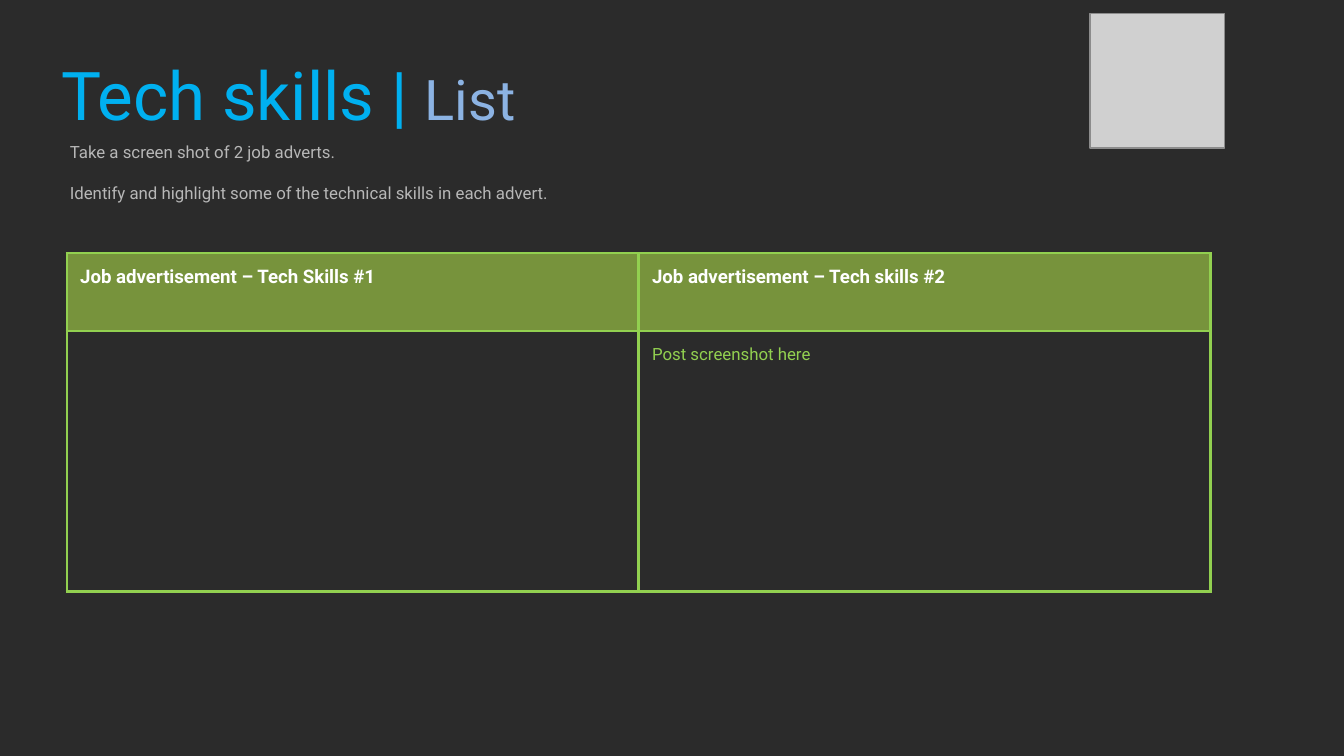
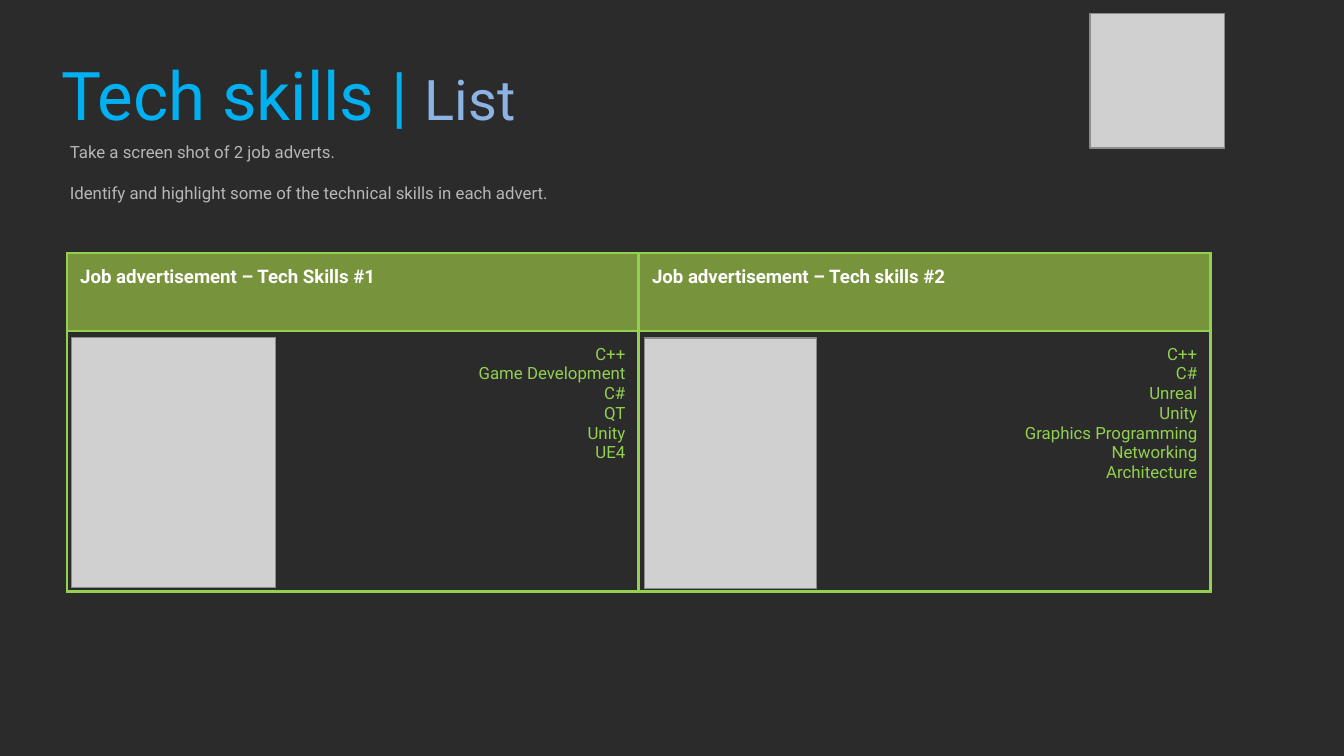
Before and after one commit to Dinoboy173/ProfStud, a slide deck: slide 19 of Class1/NOT DONE 2021_Professional_Studies_1_YourName.pptx. Drawn at 1344x756 pixels with LibreOffice and Linux fonts; fonts in the diff are those of the drawing; grey boxes stand for pictures; background and template pictures are left out; a plain dark background stands for a picture behind light text. Boxes give left, top, right and bottom in pixels: in the first picture for what was removed or moved away, otherwise in the second. Text is boxed around its words. In the diff, an @@ line names an element or a change of style, - is before the commit and + after.

```diff
--- a/Class1/NOT DONE 2021_Professional_Studies_1_YourName.pptx
+++ b/Class1/NOT DONE 2021_Professional_Studies_1_YourName.pptx
@@ table at (67,253,1210,594) @@
-row 2, column 1: 
+row 2, column 1: C++ / Game Development / C# / QT / Unity / UE4
-row 2, column 2: Post screenshot here
+row 2, column 2: C++ / C# / Unreal / Unity / Graphics Programming / Networking / Architecture
@@ picture added at (71,337,276,587) @@
@@ picture added at (644,337,816,587) @@
```
Also in this commit, not shown: 4 other slides changed.
